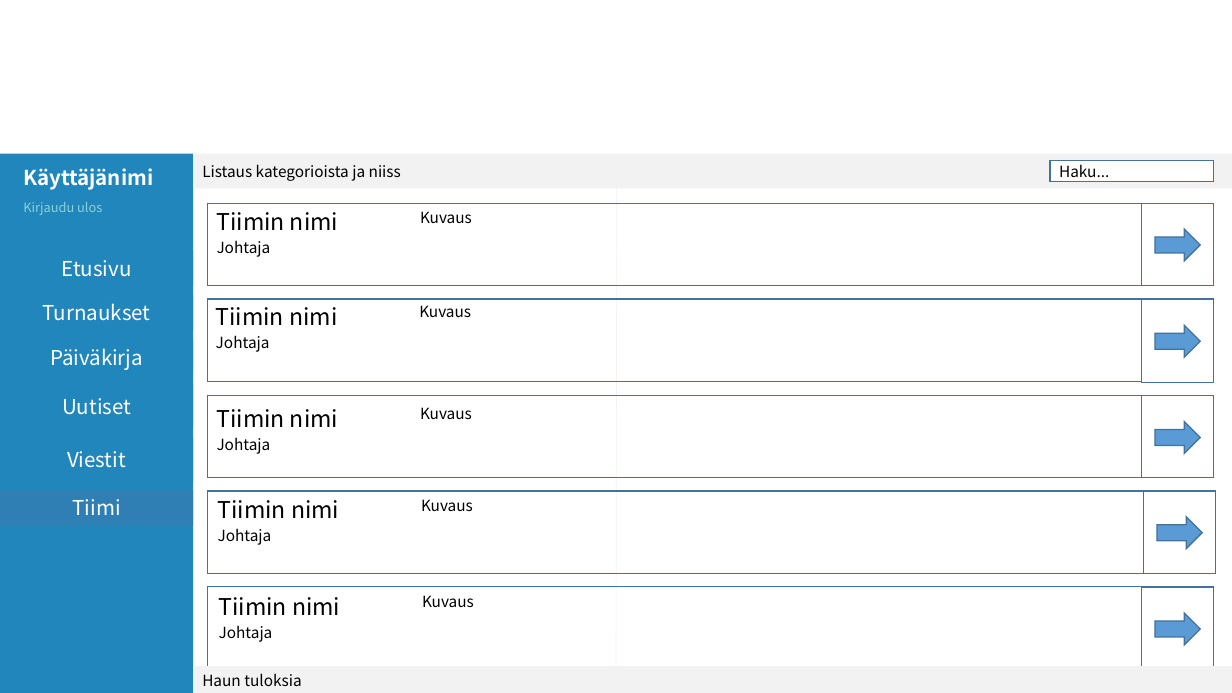
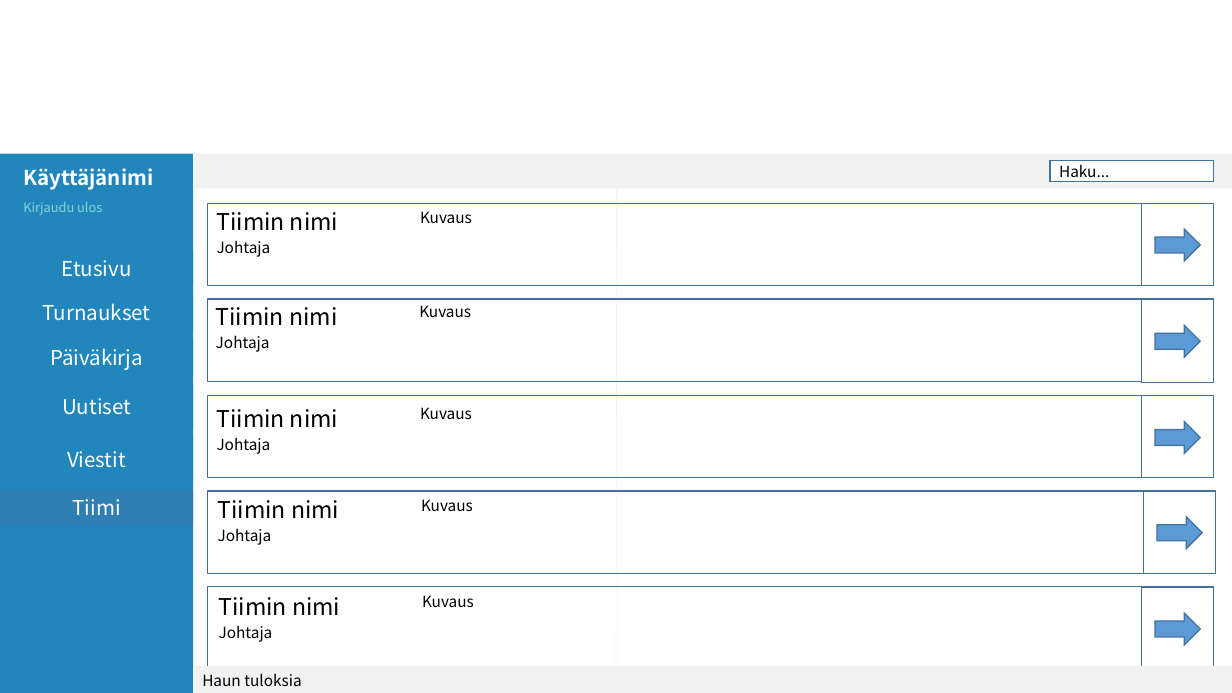
Before and after one commit to tonisimoska/LeenanKurssi, a slide deck: slide 10 of palautukset/Systeemityo/tyyliopas.pptx (slide 9 before the commit). Drawn at 1232x693 pixels with LibreOffice and Linux fonts; fonts in the diff are those of the drawing; background and template pictures are left out. Boxes give left, top, right and bottom in pixels: in the first picture for what was removed or moved away, otherwise in the second. Text is boxed around its words. In the diff, an @@ line names an element or a change of style, - is before the commit and + after.

```diff
--- a/palautukset/Systeemityo/tyyliopas.pptx
+++ b/palautukset/Systeemityo/tyyliopas.pptx
@@ text in rectangle at box(202, 164, 401, 181): text removed @@
-Listaus kategorioista ja niiss
```
Also in this commit, not shown: 2 slides added, 1 other file.
